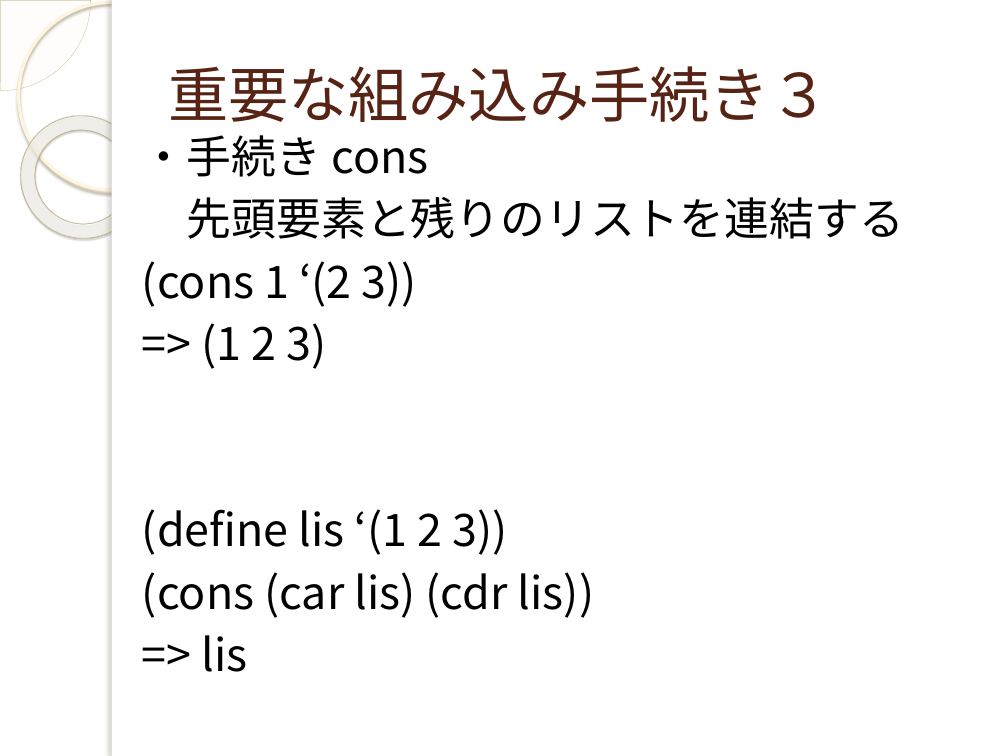
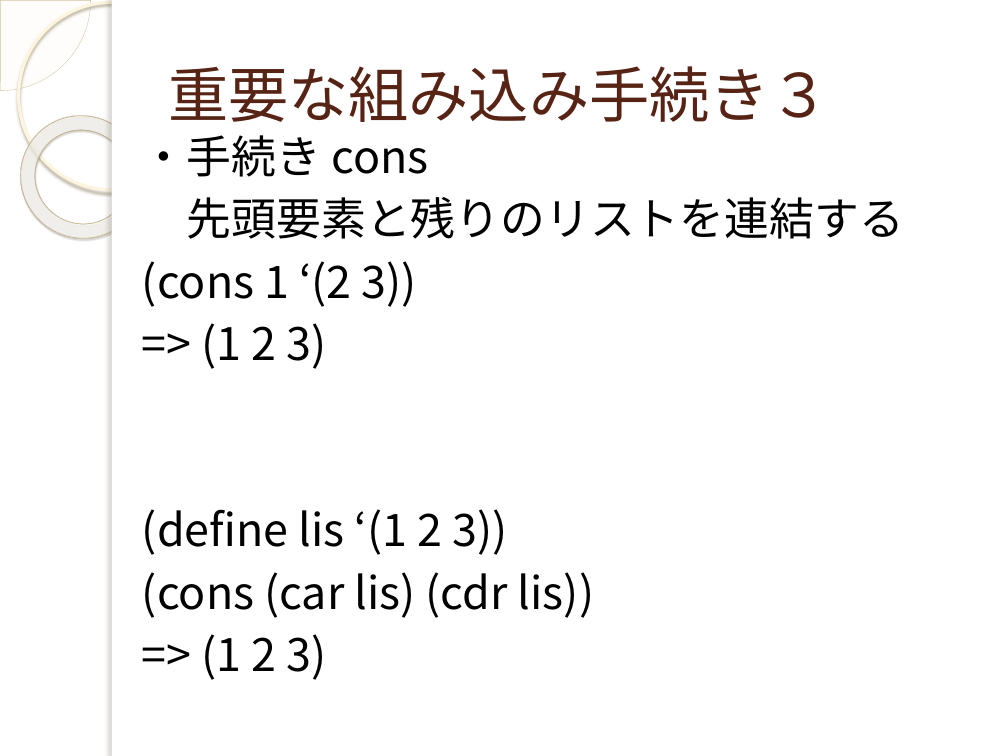
Before and after one commit to yuridonus/FEstudy, a slide deck: slide 25 of scheme.pptx (slide 24 before the commit). Drawn at 1008x756 pixels with LibreOffice and Linux fonts; fonts in the diff are those of the drawing; background and template pictures are left out. Boxes give left, top, right and bottom in pixels: in the first picture for what was removed or moved away, otherwise in the second. Text is boxed around its words. In the diff, an @@ line names an element or a change of style, - is before the commit and + after.

```diff
--- a/scheme.pptx
+++ b/scheme.pptx
@@ text at [202,634,327,680]: text changed @@
-=> lis
+=> (1 2 3)
```
Also in this commit, not shown: 2 other slides changed, 5 slides added, 1 slide removed.
